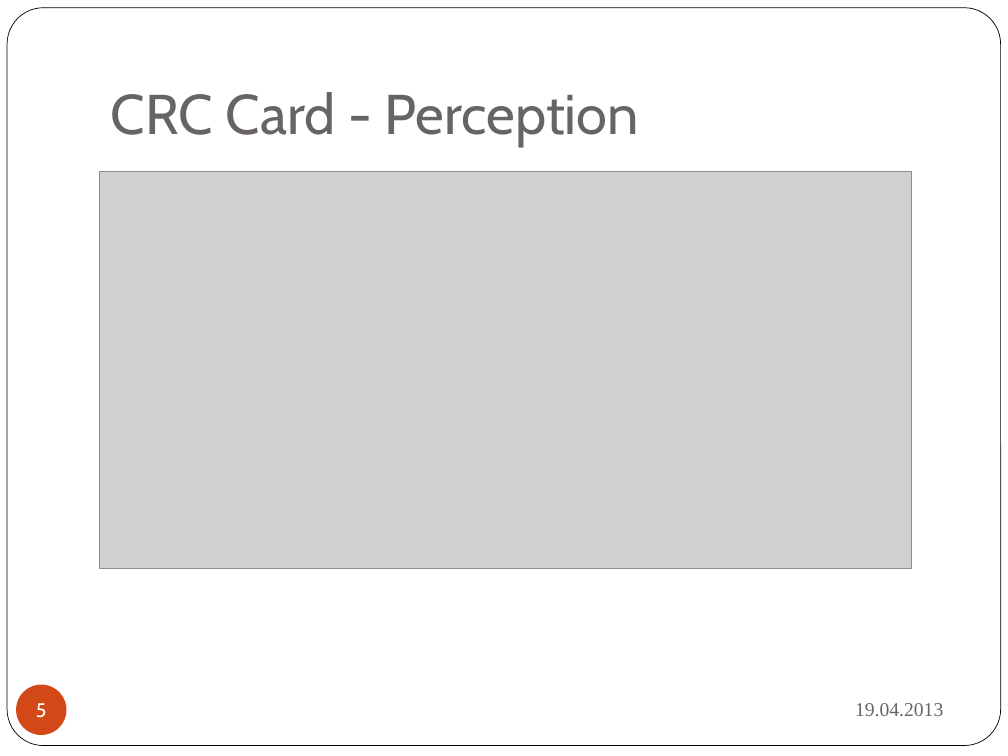
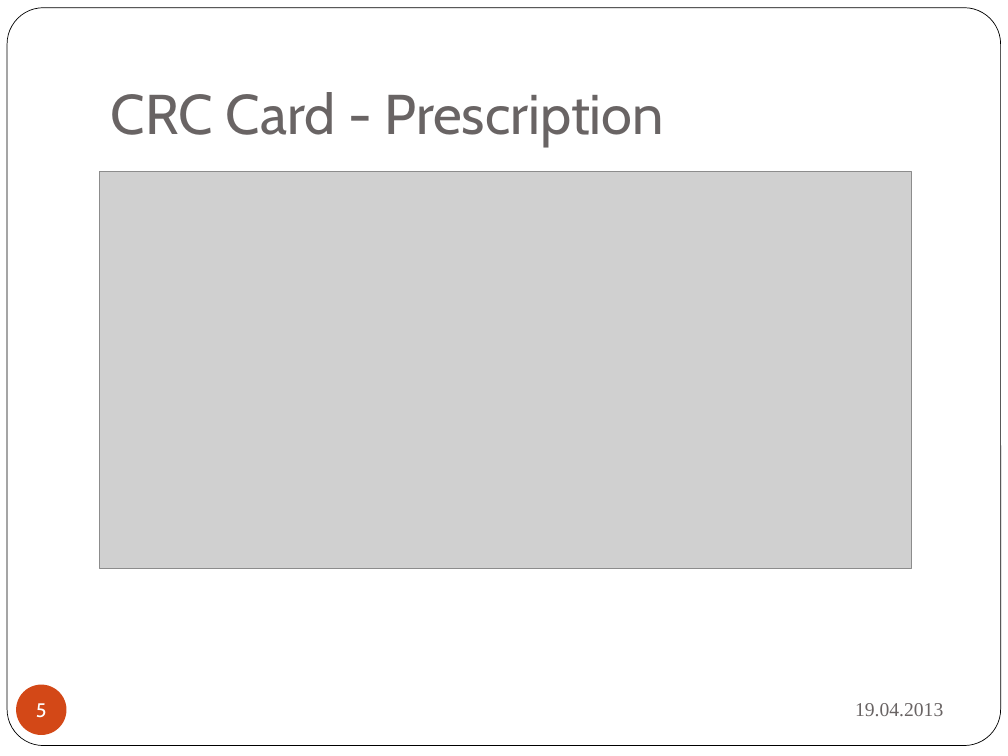
Before and after one commit to boebu/ch.bfh.bti7081.s2013.yellow, a slide deck: slide 5 of ch.bfh.bti7081.s2013.yellow/doc/cs1_task07/cs01_task07_presentation.pptx. Drawn at 1008x756 pixels with LibreOffice and Linux fonts; fonts in the diff are those of the drawing; grey boxes stand for pictures. Boxes give left, top, right and bottom in pixels: in the first picture for what was removed or moved away, otherwise in the second. Text is boxed around its words. In the diff, an @@ line names an element or a change of style, - is before the commit and + after.

Commit message:
added final presentation

```diff
--- a/ch.bfh.bti7081.s2013.yellow/doc/cs1_task07/cs01_task07_presentation.pptx
+++ b/ch.bfh.bti7081.s2013.yellow/doc/cs1_task07/cs01_task07_presentation.pptx
@@ title at (111, 92, 663, 147): text changed @@
-CRC Card - Perception
+CRC Card - Prescription
```
Also in this commit, not shown: 4 other slides changed.
